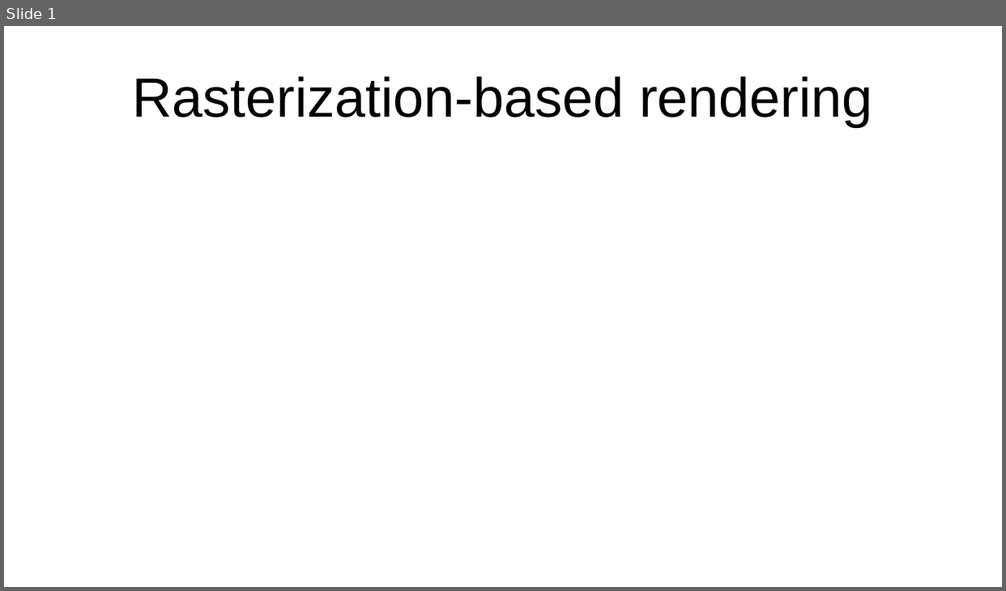
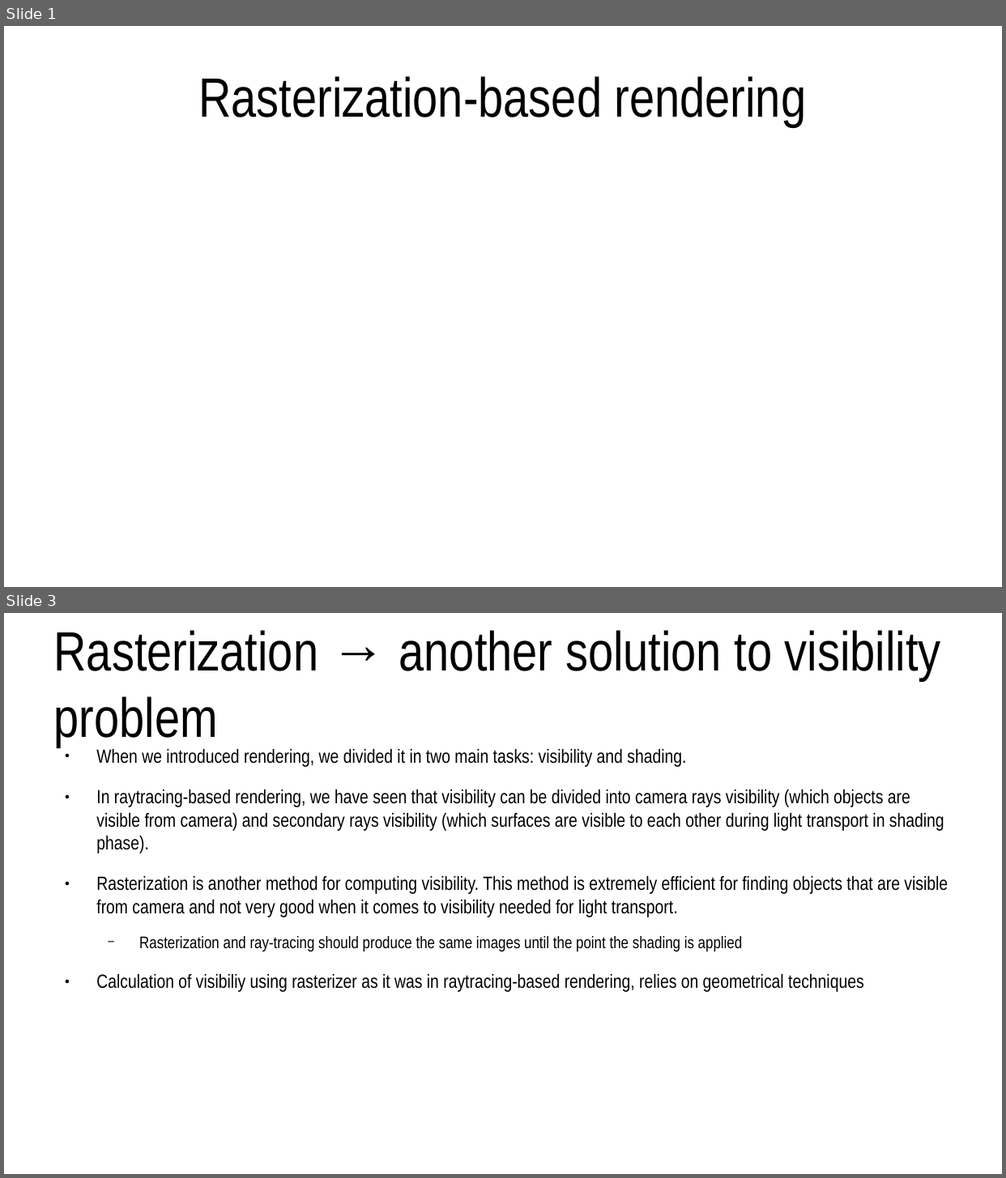
Before and after one commit to lorentzo/IntroductionToComputerGraphics, a slide deck: lectures/4_foundations_rendering/4_3_rasterization.odp. Shown one above the other, each under a label of ours: slide 1 before the commit, slides 1 and 3 after it; the slides between them are not shown. The pictures are 1006x591 and 1006x1178 pixels, drawn with LibreOffice and Linux fonts; fonts in the diff are those of the drawing. Boxes give left, top, right and bottom in pixels: in the first picture for what was removed or moved away, otherwise in the second. Text is boxed around its words. In the diff, an @@ line names an element or a change of style, - is before the commit and + after.

Commit message:
3d scene polygon mesh, rendering: rasterization, starting on images

```diff
--- a/lectures/4_foundations_rendering/4_3_rasterization.odp
+++ b/lectures/4_foundations_rendering/4_3_rasterization.odp
@@ slide 3 added at bbox=[4, 613, 1002, 1174], background #FFFFFF @@
@@ title added at bbox=[54, 630, 941, 747], 44 pt, text #000000 @@
+Rasterization → another solution to visibility problem
@@ text added at bbox=[96, 749, 948, 992], 15.2 pt, text #000000 @@
+● When we introduced rendering, we divided it in two main tasks: visibility and shading.
+● In raytracing-based rendering, we have seen that visibility can be divided into camera rays visibility (which objects are visible from camera) and secondary rays visibility (which surfaces are visible to each other during light transport in shading phase).
+● Rasterization is another method for computing visibility. This method is extremely efficient for finding objects that are visible from camera and not very good when it comes to visibility needed for light transport.
+  − Rasterization and ray-tracing should produce the same images until the point the shading is applied
+● Calculation of visibiliy using rasterizer as it was in raytracing-based rendering, relies on geometrical techniques
@@ slide 1 changed as well @@
@@ title "Rasterization-based rendering" at bbox=[198, 76, 806, 127]: font Arial to Arial Narrow @@
```
Also in this commit, not shown: 4 other slides added, 4 other files.
